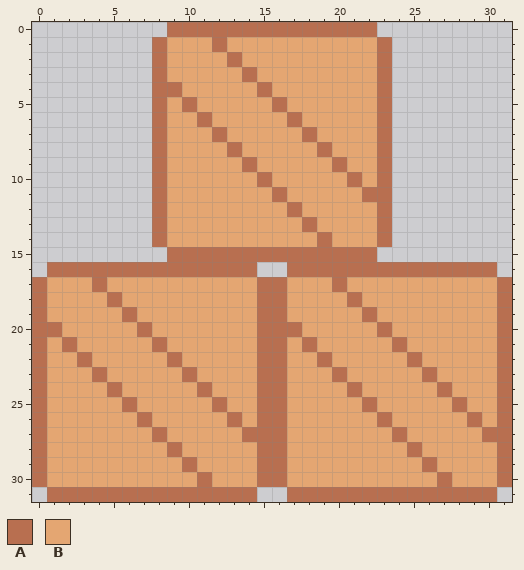
Pixel-art file: assets/crate_stack.aseprite. This is how it looked before the edit.
32x32 pixels, 1 frame.
Palette (. is transparent): A #b86f50  B #e4a672
Pixels before, first column x 0:
 0 .........AAAAAAAAAAAAAA.........
 1 ........ABBBABBBBBBBBBBA........
 2 ........ABBBBABBBBBBBBBA........
 3 ........ABBBBBABBBBBBBBA........
 4 ........AABBBBBABBBBBBBA........
 5 ........ABABBBBBABBBBBBA........
 6 ........ABBABBBBBABBBBBA........
 7 ........ABBBABBBBBABBBBA........
 8 ........ABBBBABBBBBABBBA........
 9 ........ABBBBBABBBBBABBA........
10 ........ABBBBBBABBBBBABA........
11 ........ABBBBBBBABBBBBAA........
12 ........ABBBBBBBBABBBBBA........
13 ........ABBBBBBBBBABBBBA........
14 ........ABBBBBBBBBBABBBA........
15 .........AAAAAAAAAAAAAA.........
16 .AAAAAAAAAAAAAA..AAAAAAAAAAAAAA.
17 ABBBABBBBBBBBBBAABBBABBBBBBBBBBA
18 ABBBBABBBBBBBBBAABBBBABBBBBBBBBA
19 ABBBBBABBBBBBBBAABBBBBABBBBBBBBA
20 AABBBBBABBBBBBBAAABBBBBABBBBBBBA
21 ABABBBBBABBBBBBAABABBBBBABBBBBBA
22 ABBABBBBBABBBBBAABBABBBBBABBBBBA
23 ABBBABBBBBABBBBAABBBABBBBBABBBBA
24 ABBBBABBBBBABBBAABBBBABBBBBABBBA
25 ABBBBBABBBBBABBAABBBBBABBBBBABBA
26 ABBBBBBABBBBBABAABBBBBBABBBBBABA
27 ABBBBBBBABBBBBAAABBBBBBBABBBBBAA
28 ABBBBBBBBABBBBBAABBBBBBBBABBBBBA
29 ABBBBBBBBBABBBBAABBBBBBBBBABBBBA
30 ABBBBBBBBBBABBBAABBBBBBBBBBABBBA
31 .AAAAAAAAAAAAAA..AAAAAAAAAAAAAA.
Once edited:
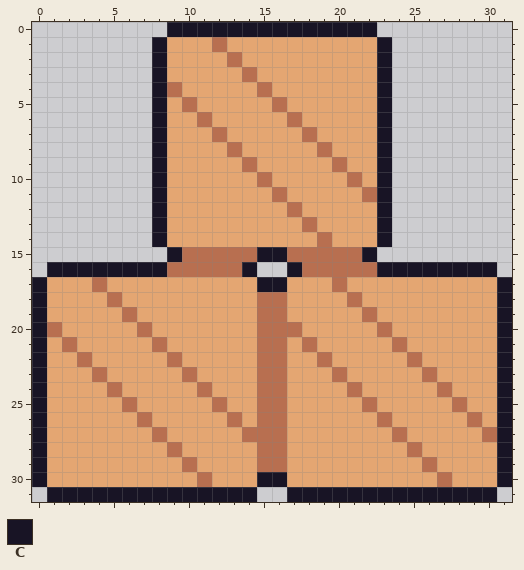
Colours new in this view: C #181425
From old to new:
Changed rows in their new state; - is an unchanged pixel.
first column x 0:
 0 ---------CCCCCCCCCCCCCC---------
 1 --------C--------------C--------
 2 --------C--------------C--------
 3 --------C--------------C--------
 4 --------C--------------C--------
 5 --------C--------------C--------
 6 --------C--------------C--------
 7 --------C--------------C--------
 8 --------C--------------C--------
 9 --------C--------------C--------
10 --------C--------------C--------
11 --------C--------------C--------
12 --------C--------------C--------
13 --------C--------------C--------
14 --------C--------------C--------
15 ---------C-----CC-----C---------
16 -CCCCCCCC-----C--C-----CCCCCCCC-
17 C--------------CC--------------C
18 C------------------------------C
19 C------------------------------C
20 C------------------------------C
21 C------------------------------C
22 C------------------------------C
23 C------------------------------C
24 C------------------------------C
25 C------------------------------C
26 C------------------------------C
27 C------------------------------C
28 C------------------------------C
29 C------------------------------C
30 C--------------CC--------------C
31 -CCCCCCCCCCCCCC--CCCCCCCCCCCCCC-
Changed places in both pictures, as pixel boxes (x1, y1, x2, y2):
changed: (32, 22, 512, 502)
